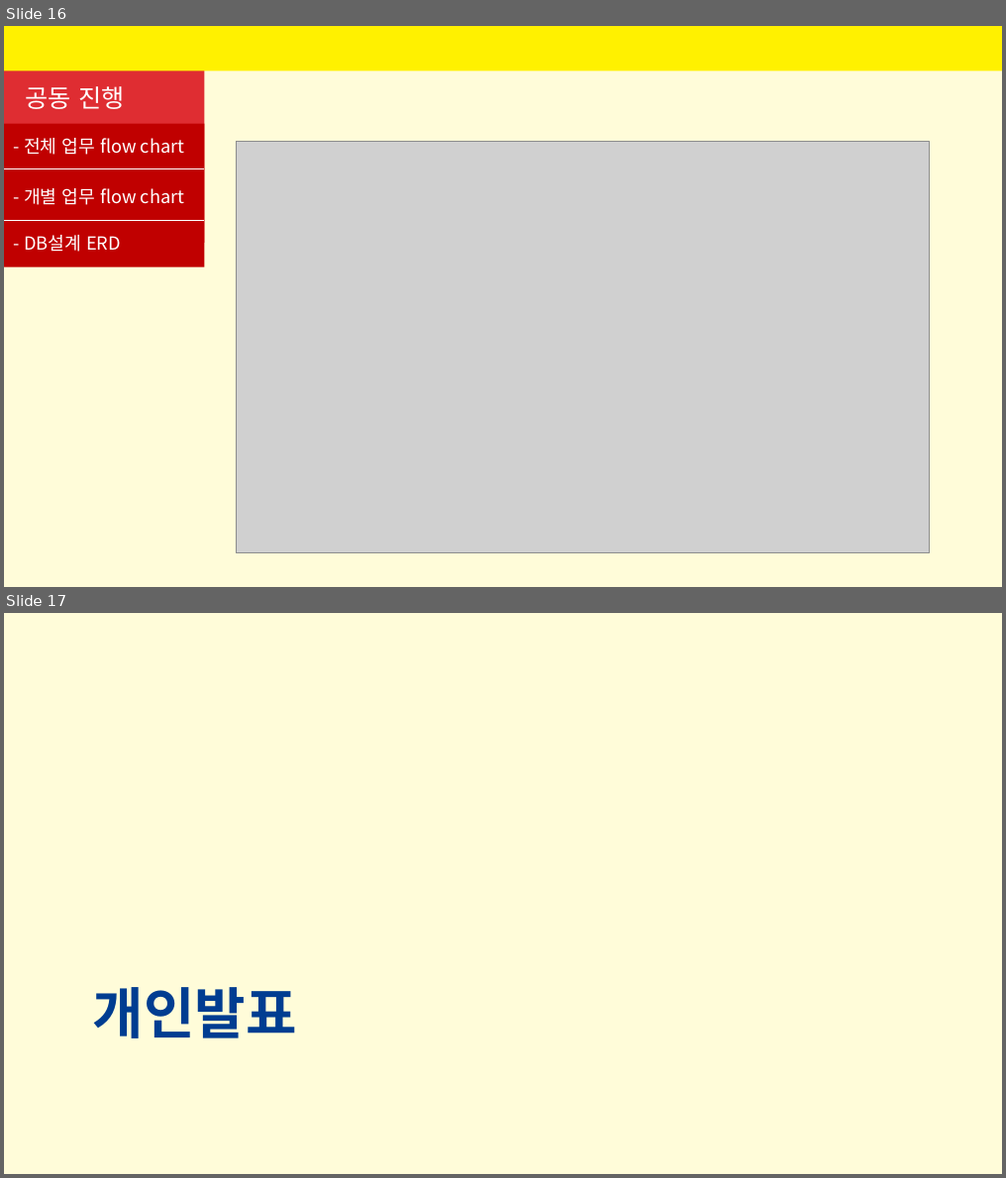
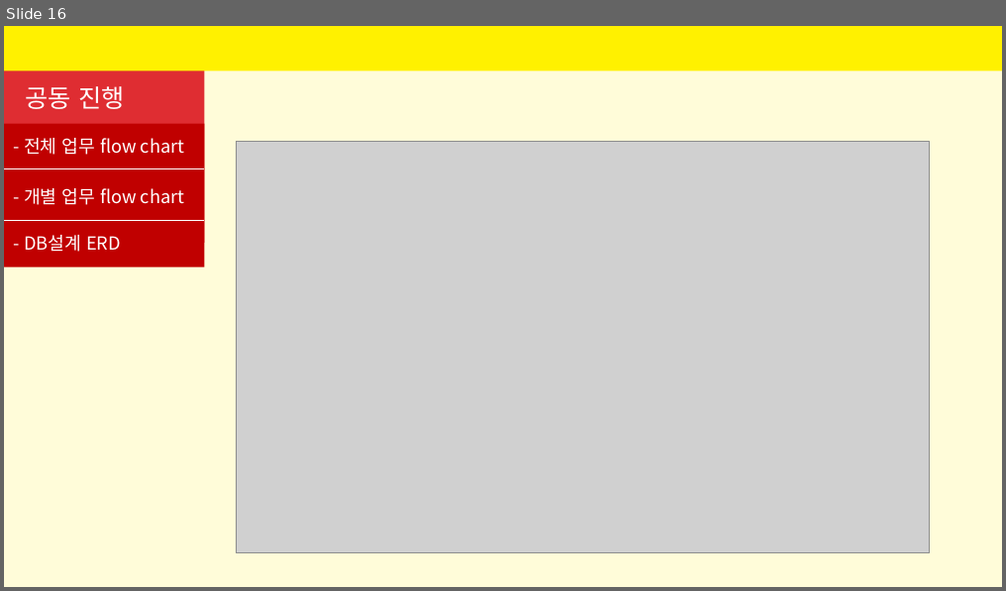
Before and after one commit to SeyoungKim30/HRmanagingApp, a slide deck: 인사프로그램-김세영.pptx. Shown one above the other, each under a label of ours: slides 16 and 17 before the commit, slide 16 after it. The pictures are 1006x1178 and 1006x591 pixels, drawn with LibreOffice and Linux fonts; fonts in the diff are those of the drawing; grey boxes stand for pictures. Boxes give left, top, right and bottom in pixels: in the first picture for what was removed or moved away, otherwise in the second. Text is boxed around its words. In the diff, an @@ line names an element or a change of style, - is before the commit and + after.

```diff
--- a/인사프로그램-김세영.pptx
+++ b/인사프로그램-김세영.pptx
@@ slide 17 removed at (4, 613, 1002, 1174), background #FFFCD9 @@
@@ title removed at (93, 987, 297, 1039) @@
-개인발표
```
Also in this commit, not shown: 3 slides changed, 8 slides added, 6 other files.
